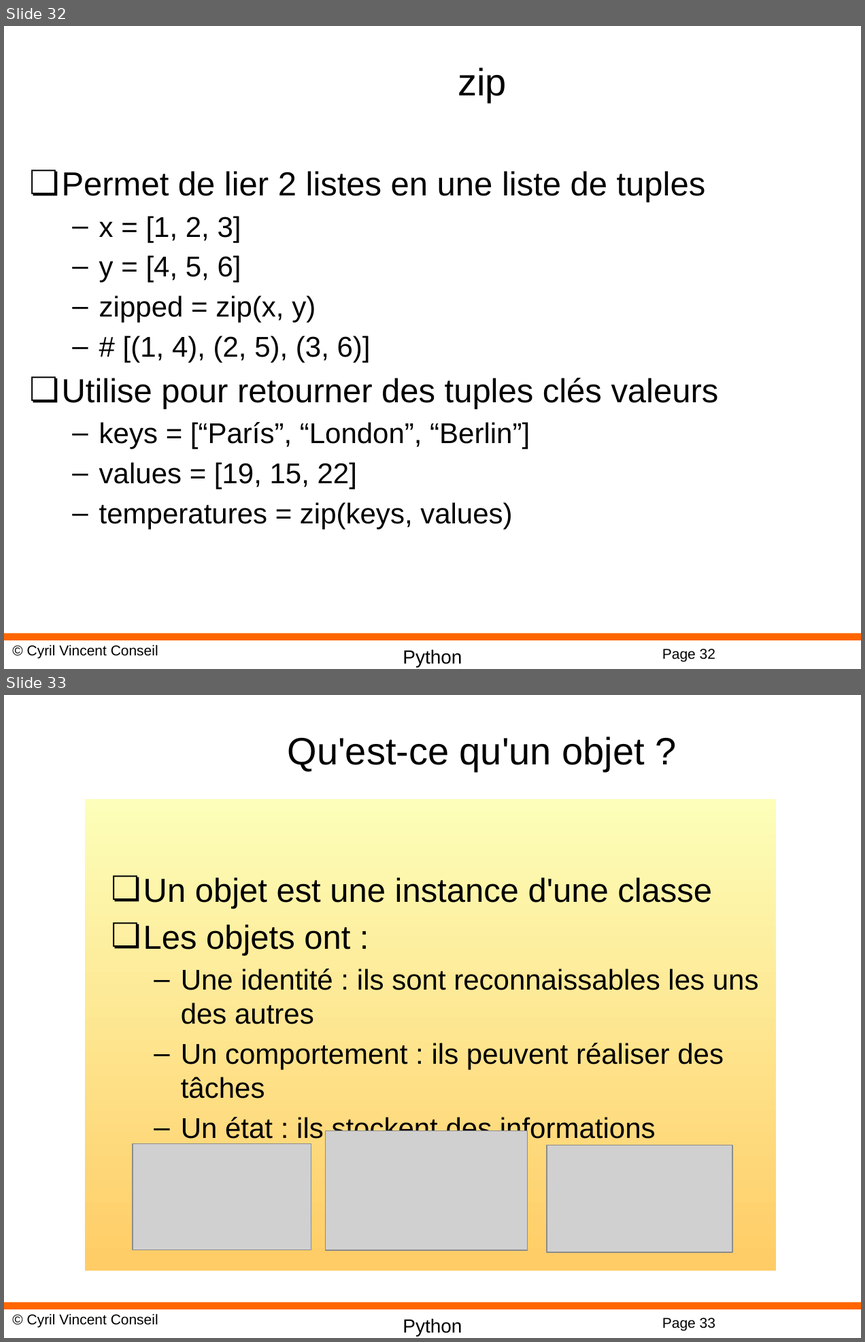
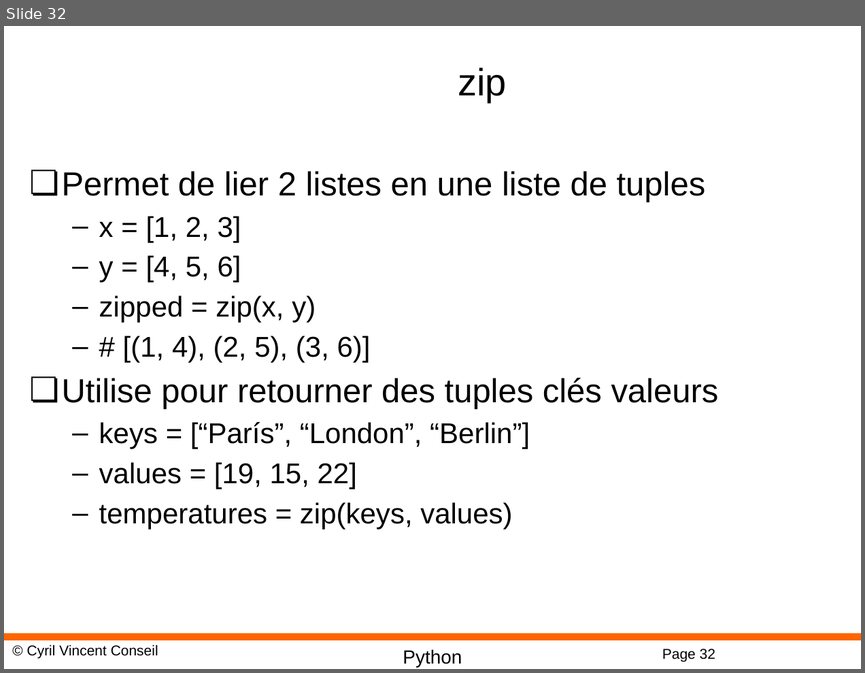
Before and after one commit to cyrilvincent/math, a slide deck: ppt/PythonMath02-Python.pptx. Shown one above the other, each under a label of ours: slides 32 and 33 before the commit, slide 32 after it. The pictures are 865x1342 and 865x673 pixels, drawn with LibreOffice and Linux fonts; fonts in the diff are those of the drawing; grey boxes stand for pictures; background and template pictures are left out. Boxes give left, top, right and bottom in pixels: in the first picture for what was removed or moved away, otherwise in the second. Text is boxed around its words. In the diff, an @@ line names an element or a change of style, - is before the commit and + after.

```diff
--- a/ppt/PythonMath02-Python.pptx
+++ b/ppt/PythonMath02-Python.pptx
@@ slide 33 removed at bbox=[4, 695, 861, 1338], background #FFFFFF; not listed: 4 template elements that a slide beside it also shows @@
@@ title removed at bbox=[288, 736, 645, 772] @@
-Qu'est-ce qu'un objet ?
@@ rectangle removed at bbox=[84, 800, 776, 1271] @@
@@ text removed at bbox=[143, 877, 759, 1144] @@
-❏ Un objet est une instance d'une classe
-❏ Les objets ont :
-  – Une identité : ils sont reconnaissables les uns des autres
-  – Un comportement : ils peuvent réaliser des tâches
-  – Un état : ils stockent des informations
@@ picture removed at bbox=[133, 1143, 311, 1249] @@
@@ picture removed at bbox=[325, 1130, 528, 1249] @@
@@ picture removed at bbox=[547, 1145, 732, 1252] @@
```
Also in this commit, not shown: 26 other slides removed, 1 other file.
